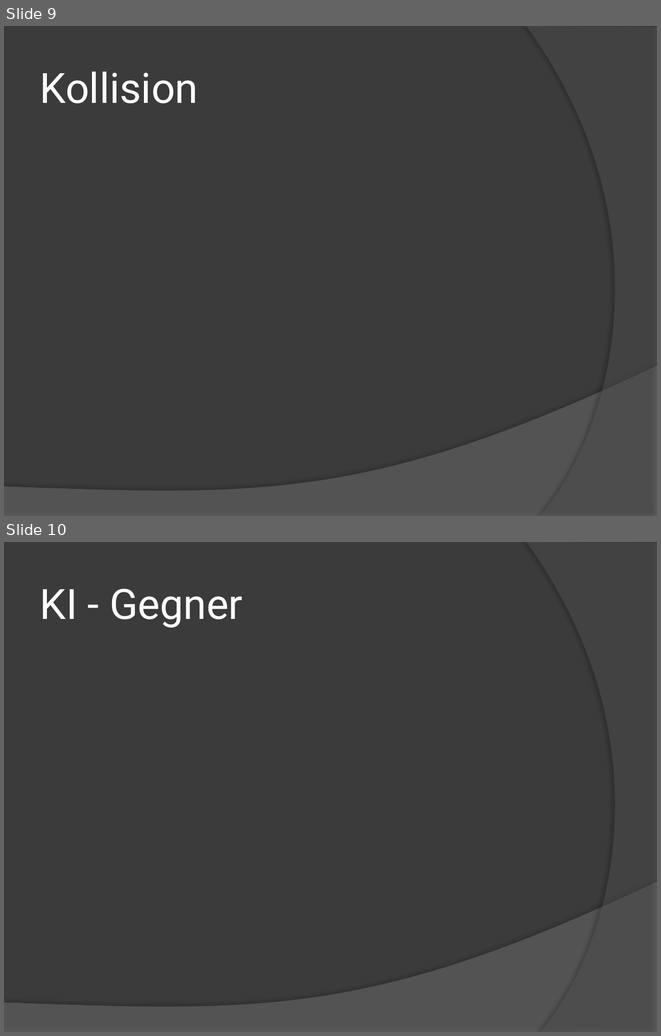
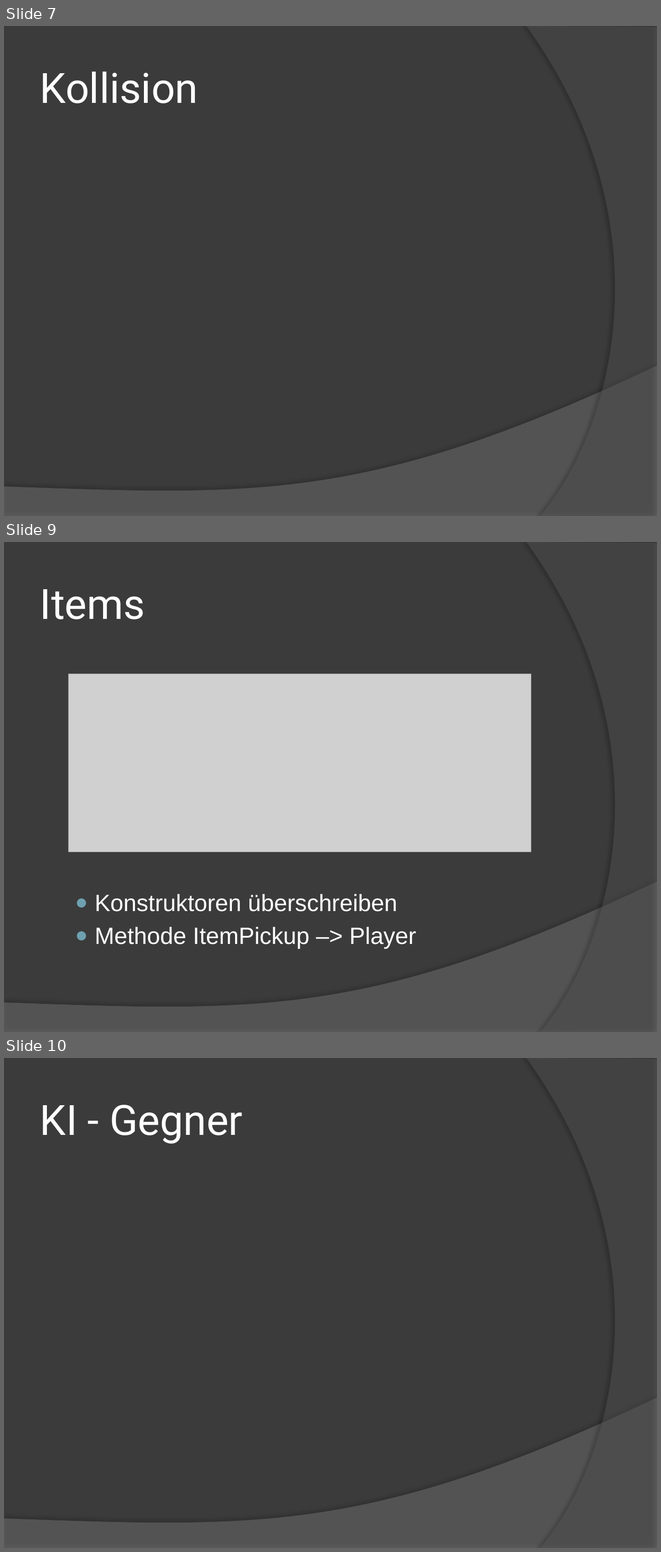
Before and after one commit to LukeSkywalker44/Jump_Run, a slide deck: Präsentation/Jump And Run.pptx. Shown one above the other, each under a label of ours: slides 9 and 10 before the commit, slides 7, 9 and 10 after it; the slides between them are not shown. The pictures are 661x1036 and 661x1552 pixels, drawn with LibreOffice and Linux fonts; fonts in the diff are those of the drawing; grey boxes stand for pictures. Boxes give left, top, right and bottom in pixels: in the first picture for what was removed or moved away, otherwise in the second. Text is boxed around its words. In the diff, an @@ line names an element or a change of style, - is before the commit and + after.

```diff
--- a/Präsentation/Jump And Run.pptx
+++ b/Präsentation/Jump And Run.pptx
@@ slide 9 added at [4, 542, 657, 1032], background #3B3B3B; not listed: 2 template elements that a slide beside it also shows @@
@@ title added at [40, 589, 145, 619], 46 pt, text #FFFFFF @@
+Items
@@ picture added at [68, 674, 531, 852] @@
@@ text added at [95, 893, 416, 949], 26 pt, text #FFFFFF @@
+  ● Konstruktoren überschreiben
+  ● Methode ItemPickup –> Player
@@ what was slide 9 is now slide 7 @@
```
Also in this commit, not shown: 2 slides changed, 2 other slides added, 1 slide removed, 4 other files.
